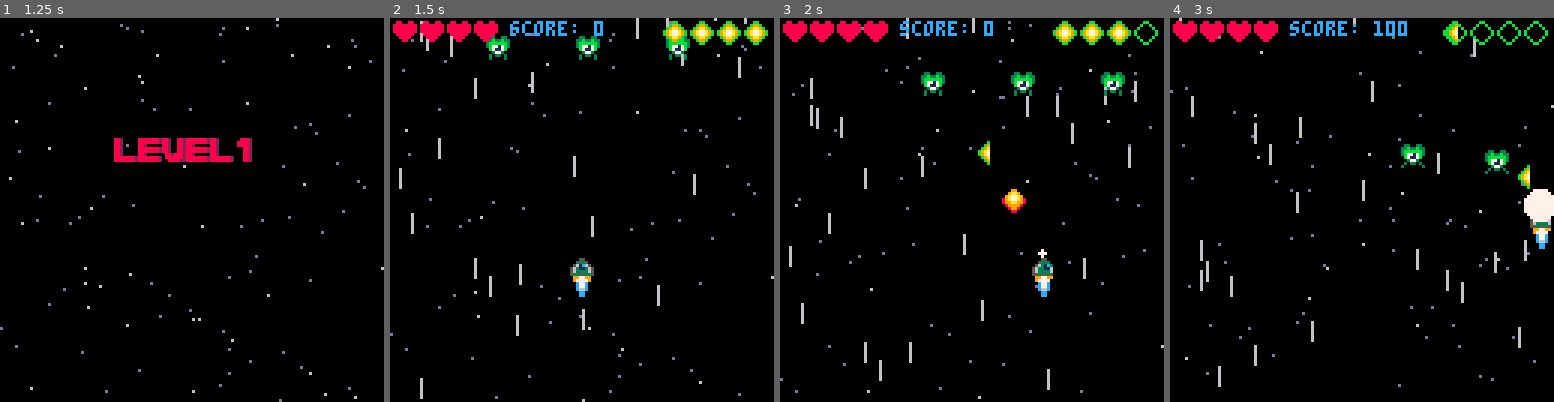
Above: before the commit, frames 1-4 (left to right).
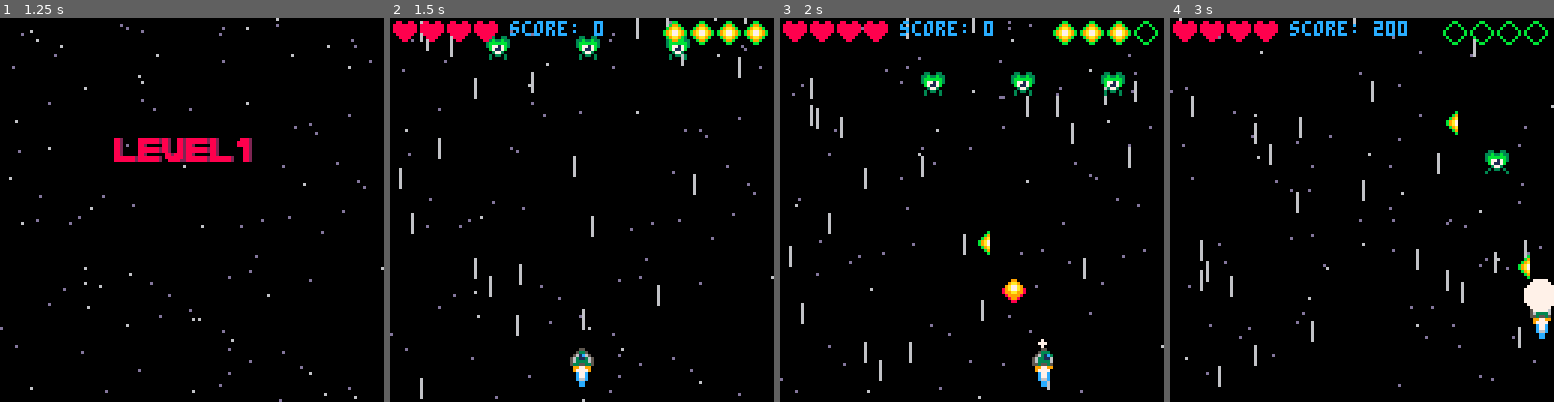
Above: after the commit, the same moments.

Repository: simonanger/pico8_shmup
Game: PICO-8 cartridge shmup.p8
Two runs of this game, one before a commit and one after it. Both use one fixed random seed, a clock stepped at 60 frames per second and the inputs below.
Inputs:
- Up to frame 1 (1.25 s): tap X (X key) at 0.33, 1.07 s; tap O (Z key) at 0.7 s
- Up to frame 2 (1.5 s): no input
- Up to frame 3 (2 s): hold Right from 1.6 s (still down); tap O (Z key) at 1.7 s; tap X (X key) at 1.85 s
- Up to frame 4 (3 s): release Right at 2.1 s; tap O (Z key) at 2.1, 2.5, 2.9 s; hold Up 2.15-2.42 s; hold Right from 2.47 s (still down); tap X (X key) at 2.97 s

Frame 1 is identical in both runs. In frame 2, 0.8% of the frame differs, in the area x 46-54%, y 62-97%; in frame 3, 1.5%; in frame 4, 2.4%, in the area x 53-100%, y 0-84%.

Commit message:
bullets now fire at controlled rate

Diff:
--- a/shmup.p8
+++ b/shmup.p8
@@ -61,7 +61,7 @@
 
  ship={}
  ship.x=60
- ship.y=80
+ ship.y=110
  ship.sx=0
  ship.sy=0
  ship.spr=2
@@ -71,6 +71,8 @@
  bulspr=32
 
  boom=18
+
+ bultimer=0
 
  muzzle=0
 
@@ -196,17 +198,20 @@
   muzzle=7
   bombs=bombs-1
  end
- if btnp(5) then
-
-  if sngshot==true then
-   snglbul()
-  else
-   mltbul()
-  end
-
-  sfx(0)
-  muzzle=6
- end
+ if btn(5) then
+ 	if bultimer<=0 then
+	  if sngshot==true then
+	   snglbul()
+	  else
+	   mltbul()
+	  end
+
+	  sfx(0)
+	  muzzle=6
+	  bultimer=4
+  end
+ end
+ bultimer-=1
 
  --moving the ship
  ship.x+=ship.sx
